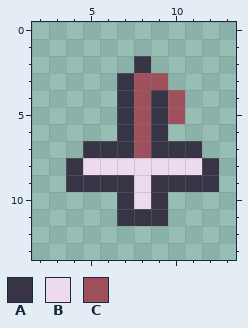
Pixel-art file: Assets/Sprites/UI/SacrificeIcon.aseprite. That is the earlier state.
16x16 pixels, 1 frame. Shown: x 2..13, y 0..13.
Palette (. is transparent): A #373545  B #eddaee  C #9e515d
Pixels before, first column x 4:
 2 ....A....
 3 ...ACC...
 4 ...ACAC..
 5 ...ACAC..
 6 ...ACA...
 7 .AAACAAA.
 8 ABBBBBBBA
 9 AAAABAAAA
10 ...ABA...
11 ...AAA...
The same view after the edit:
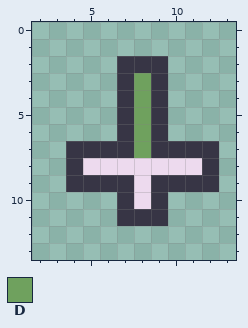
Colours new in this view: D #6fa15e
What changed:
layer "Layer 1" now hidden
layer "Layer 2" added
Changed rows in their new state; - is an unchanged pixel.
first column x 4:
 2 ---A-A---
 3 ----DA---
 4 ----D-.--
 5 ----D-.--
 6 ----D----
 7 A---D---A
Pixel boxes of the changes (left, top, right, bottom) in both pictures:
changed: (117, 56, 219, 158)
added: (66, 141, 83, 158)
